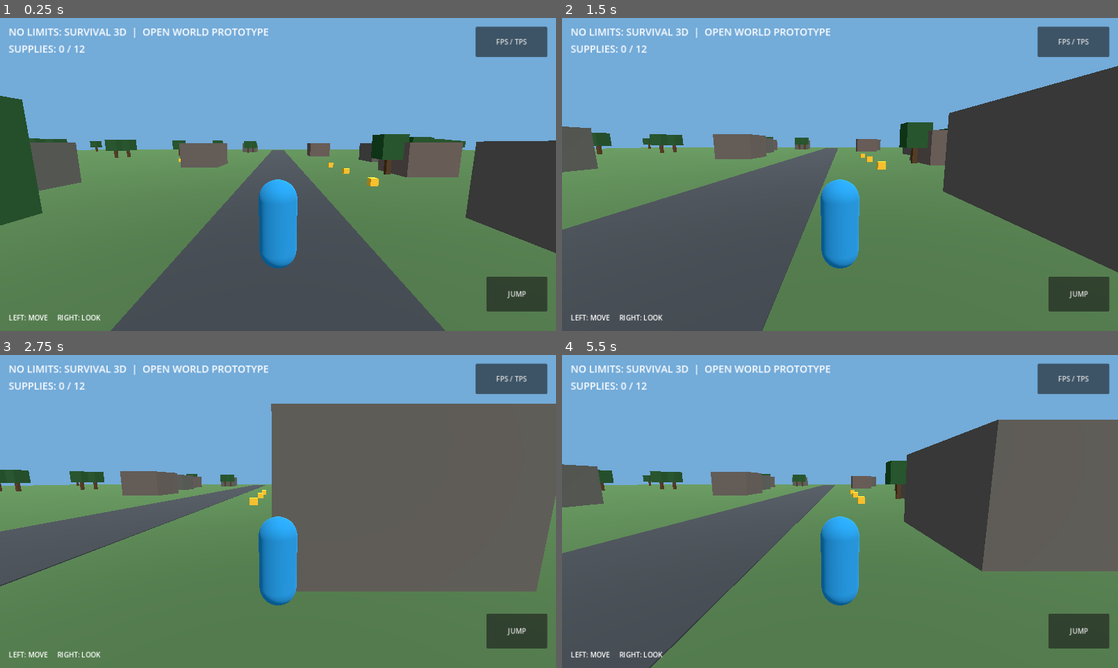
Above: before the commit, frames 1-4 (two rows, left to right).
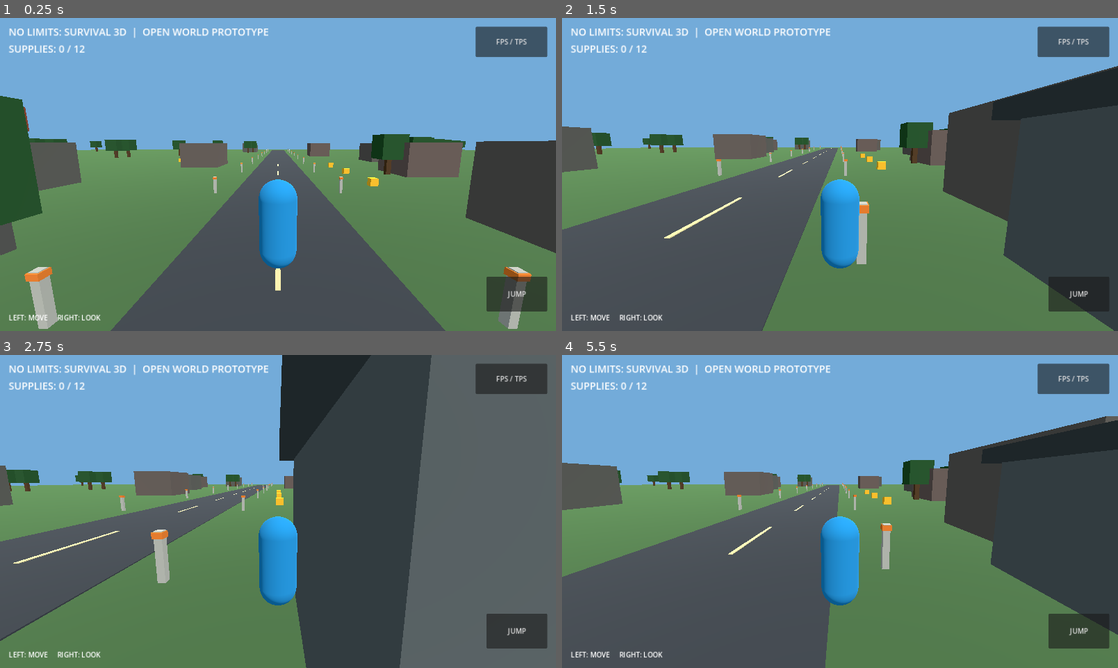
Above: after the commit, the same moments.

Repository: gogarian039-lgtm/NO-LIMITS-SURVIVAL
Game: Godot game, scene res://main.tscn
Two runs of this game, one before a commit and one after it. Both use one fixed random seed, a clock stepped at 60 frames per second and the inputs below.
Inputs (mouse positions are in pixels of both pictures, inside the frame that each line leads up to):
- Up to frame 1 (0.25 s): no input
- Up to frame 2 (1.5 s): tap Enter (ui_accept) at 0.5, 0.77 s; move the mouse to (962, 158) at 0.52 s; hold Right (ui_right) 0.53-1.25 s; click (962, 158) at 0.67 s; drag from (728, 190) to (812, 237) at 1.27 s
- Up to frame 3 (2.75 s): move the mouse to (333, 442) at 2.02 s; hold Right (ui_right) from 2.03 s (still down)
- Up to frame 4 (5.5 s): release Right (ui_right) at 2.75 s; drag from (812, 574) to (673, 464) at 2.77 s; move the mouse to (1006, 558) at 3.52 s; hold Left (ui_left) 3.53-4.25 s; tap Enter (ui_accept) at 3.77 s; drag from (673, 464) to (756, 433) at 4.27 s; move the mouse to (867, 511) at 5.02 s; hold Down (ui_down) from 5.03 s (still down); click (867, 511) at 5.17 s

The runs differ from the first frame. In frame 1, 1.7% of the frame differs, in the area x 0-96%, y 28-100%; in frame 2, 5.7%; in frame 3, 39%, in the area x 0-100%, y 0-100%; in frame 4, 29%.

Commit message:
Stage 1: improve open-world scenery with road markings and checkpoint landmark

Diff:
--- a/godot3d/world.gd
+++ b/godot3d/world.gd
@@ -19,6 +19,7 @@
 
 func _ready() -> void:
 	_build_world()
+	_add_world_details()
 	_build_player()
 	_build_hud()
 	_build_supplies()
@@ -71,6 +72,29 @@
 			continue
 		_box(Vector3(x, 1.5, z), Vector3(0.6, 3, 0.6), Color(0.32, 0.22, 0.12))
 		_box(Vector3(x, 3.5, z), Vector3(3, 3, 3), Color(0.13, 0.32, 0.15), false)
+
+
+# Stage 1: lightweight environmental detail using the existing mobile-friendly meshes.
+func _add_world_details() -> void:
+	# Broken lane markings make the main road readable from either camera mode.
+	for i in range(20):
+		var z := -95.0 + float(i) * 10.0
+		_box(Vector3(0, 0.043, z), Vector3(0.15, 0.025, 4.0), Color(0.88, 0.82, 0.58), false)
+	# Roadside posts and a small ruined checkpoint.
+	for i in range(16):
+		var z := -88.0 + float(i) * 12.0
+		for side in [-1.0, 1.0]:
+			_box(Vector3(side * 5.0, 0.65, z), Vector3(0.2, 1.3, 0.2), Color(0.7, 0.7, 0.65), false)
+			_box(Vector3(side * 5.0, 1.2, z), Vector3(0.26, 0.16, 0.26), Color(0.92, 0.48, 0.15), false)
+	_box(Vector3(11, 1.5, 10), Vector3(5.5, 3, 4.5), Color(0.34, 0.37, 0.37))
+	_box(Vector3(11, 3.2, 10), Vector3(6.2, 0.4, 5.2), Color(0.22, 0.25, 0.25))
+	# Decorative windows and doors are visual-only to keep collisions simple.
+	_box(Vector3(11, 1.2, 7.73), Vector3(1.3, 2.1, 0.07), Color(0.12, 0.16, 0.18), false)
+	_box(Vector3(9.1, 2.0, 7.73), Vector3(0.9, 0.8, 0.07), Color(0.18, 0.29, 0.34), false)
+	_box(Vector3(12.9, 2.0, 7.73), Vector3(0.9, 0.8, 0.07), Color(0.18, 0.29, 0.34), false)
+	# A landmark visible near the spawn point.
+	_box(Vector3(-10, 2.4, 5), Vector3(0.45, 4.8, 0.45), Color(0.32, 0.32, 0.3))
+	_box(Vector3(-10, 4.7, 5), Vector3(3.2, 0.8, 0.25), Color(0.55, 0.26, 0.17), false)
 
 func _build_player() -> void:
 	player = CharacterBody3D.new()
